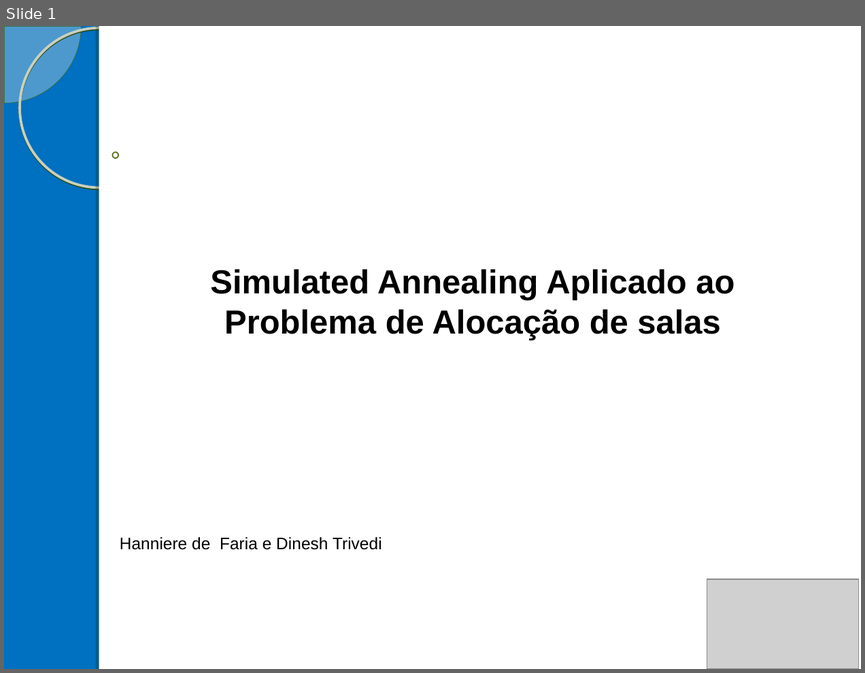
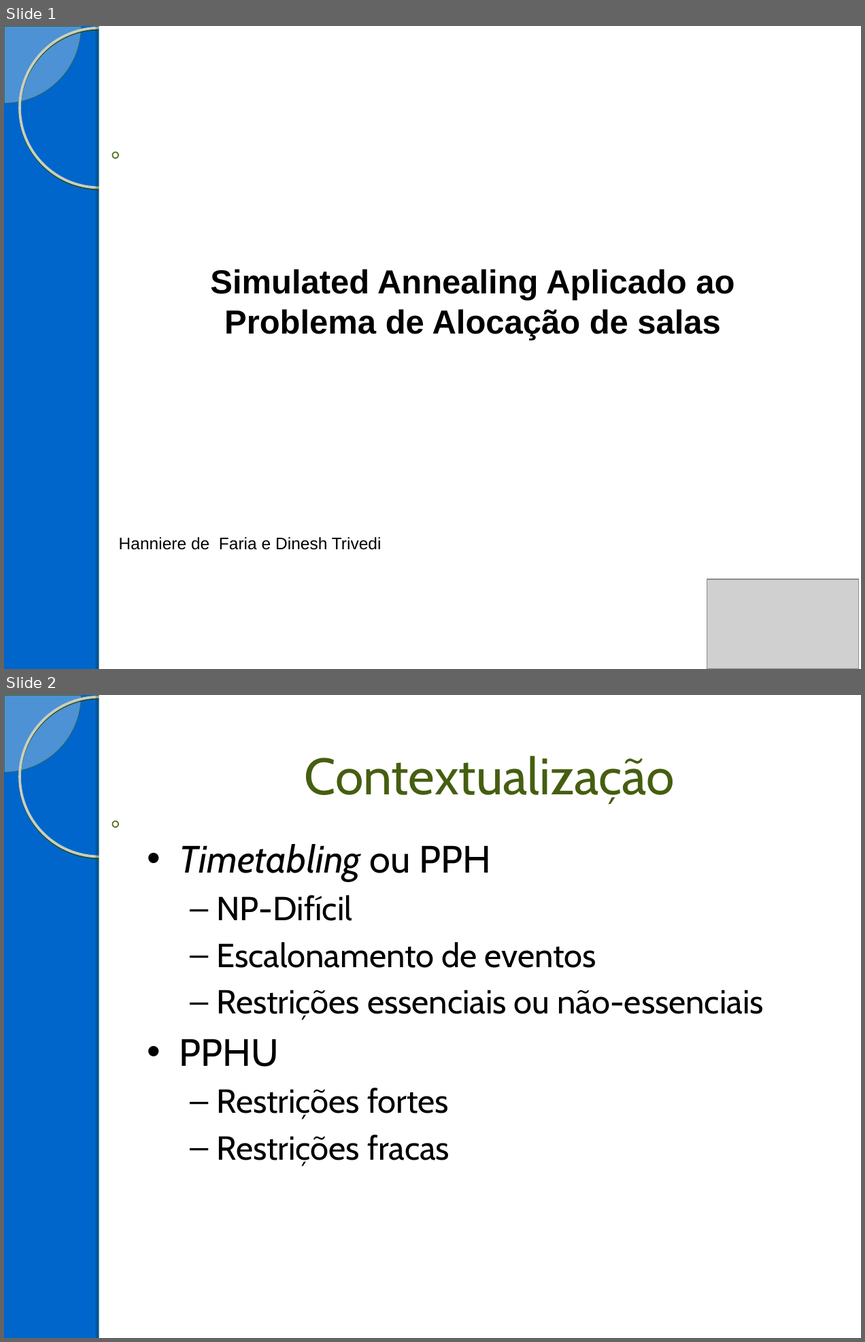
Before and after one commit to Hanniere/projeto-final-ipo, a slide deck: Apresentação/Apresentação.ppt. Shown one above the other, each under a label of ours: slide 1 before the commit, slides 1 and 2 after it. The pictures are 865x673 and 865x1342 pixels, drawn with LibreOffice and Linux fonts; fonts in the diff are those of the drawing; grey boxes stand for pictures; background and template pictures are left out. Boxes give left, top, right and bottom in pixels: in the first picture for what was removed or moved away, otherwise in the second. Text is boxed around its words. In the diff, an @@ line names an element or a change of style, - is before the commit and + after.

```diff
--- a/Apresentação/Apresentação.ppt
+++ b/Apresentação/Apresentação.ppt
@@ slide 2 added at [4, 695, 861, 1338], background #0066CC; not listed: 5 template elements that a slide beside it also shows @@
@@ title added at [305, 756, 674, 804], 43 pt, text #455E10 @@
+Contextualização
@@ text added at [179, 844, 763, 1166], 28 pt, text #000000 @@
+• Timetabling ou PPH
+  – NP-Difícil
+  – Escalonamento de eventos
+  – Restrições essenciais ou não-essenciais
+• PPHU
+  – Restrições fortes
+  – Restrições fracas
@@ slide 1 changed as well @@
@@ background #0070C0 to #0066CC @@
```
Also in this commit, not shown: 3 other slides added, 2 slides removed, 2 other files.
